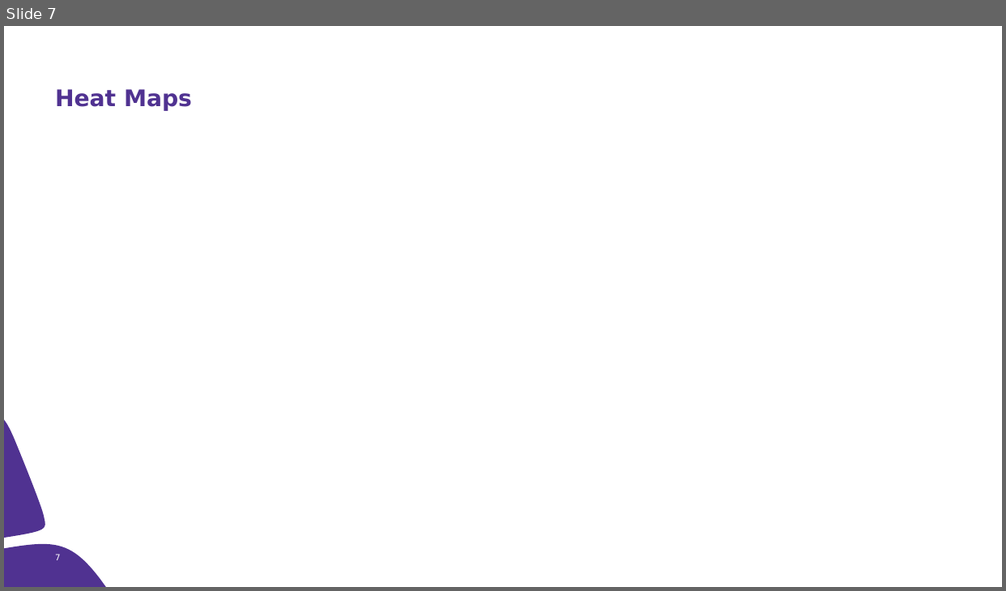
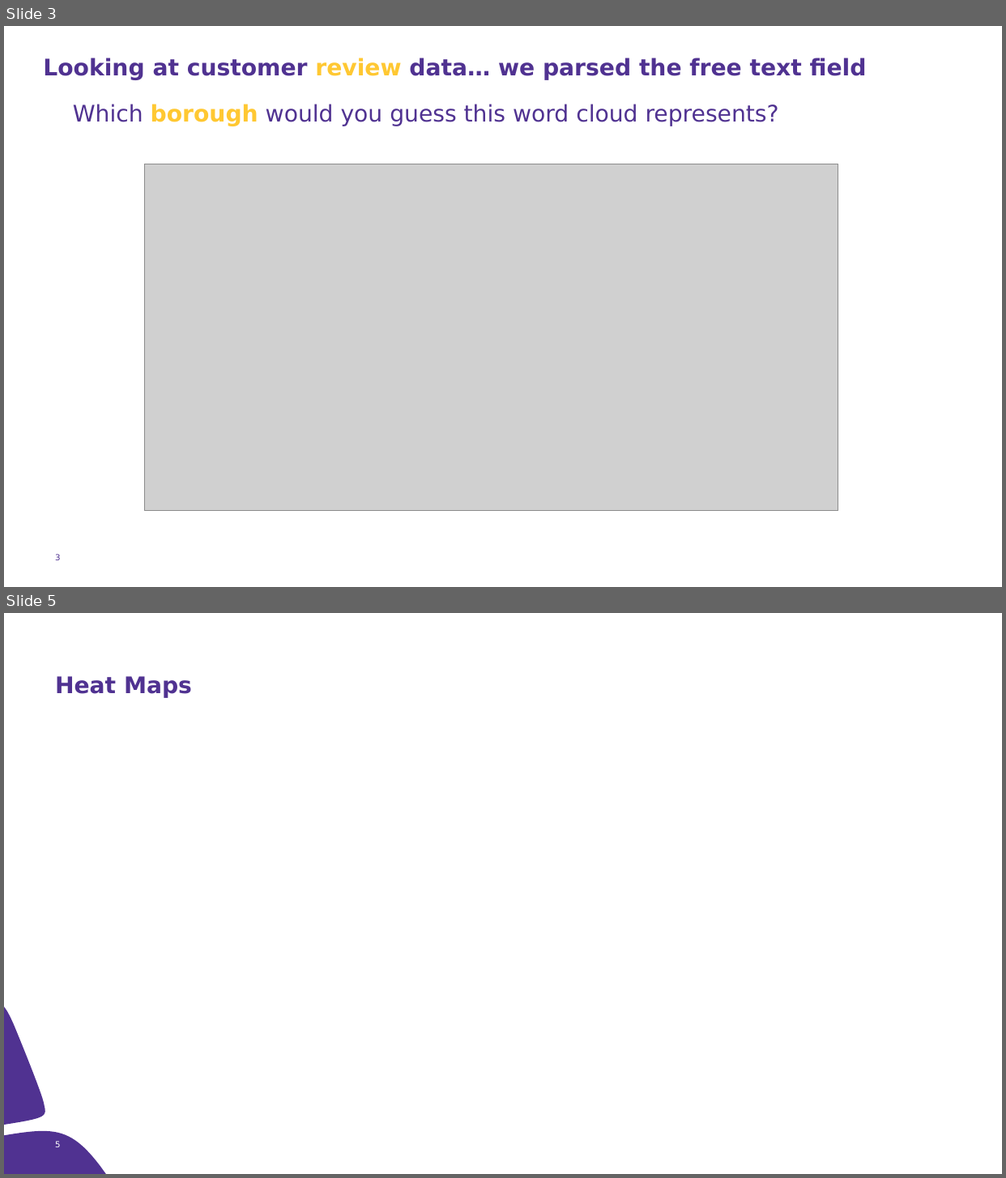
Before and after one commit to christinemazur/project1, a slide deck: AirBNB.pptx. Shown one above the other, each under a label of ours: slide 7 before the commit, slides 3 and 5 after it; the slides between them are not shown. The pictures are 1006x591 and 1006x1178 pixels, drawn with LibreOffice and Linux fonts; fonts in the diff are those of the drawing; grey boxes stand for pictures. Boxes give left, top, right and bottom in pixels: in the first picture for what was removed or moved away, otherwise in the second. Text is boxed around its words. In the diff, an @@ line names an element or a change of style, - is before the commit and + after.

```diff
--- a/AirBNB.pptx
+++ b/AirBNB.pptx
@@ slide 3 added at [4,26,1002,587], background #FFFFFF @@
@@ title added at [43,58,867,80], 22 pt, text #503291, bold @@
+Looking at customer review data… we parsed the free text field
@@ text added at [73,104,779,126], 22 pt, text #503291 @@
+Which borough would you guess this word cloud represents?
@@ picture added at [145,164,838,510] @@
@@ rectangle added at [875,525,965,572], fill #FFFFFF @@
@@ page number added at [55,554,61,561], 8 pt, text #503291 @@
+3
@@ what was slide 7 is now slide 5 @@
@@ page number at [55,1141,61,1148]: text changed @@
-7
+5
```
Also in this commit, not shown: 5 slides changed, 8 other slides added, 2 slides removed, 4 other files.
